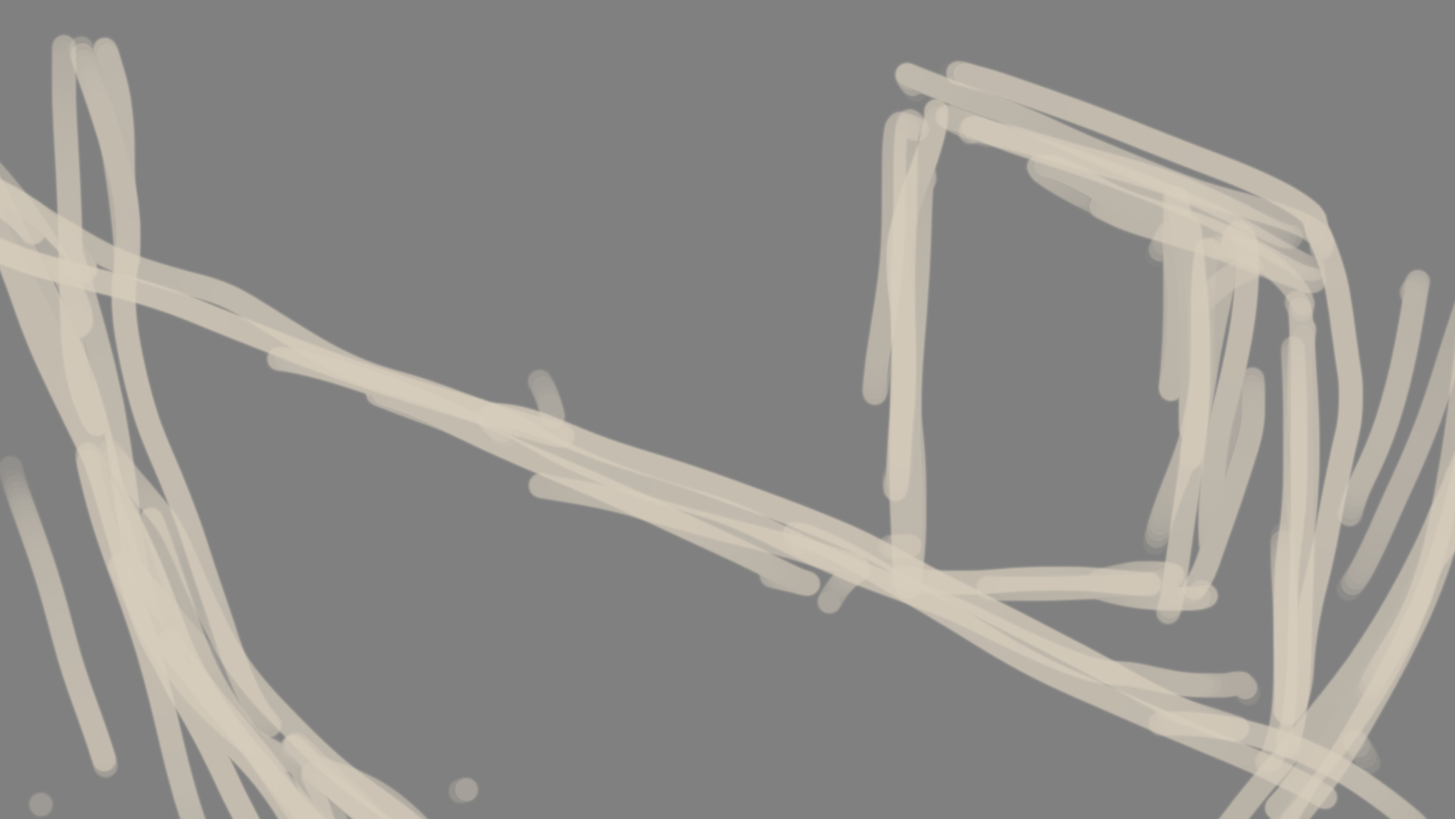
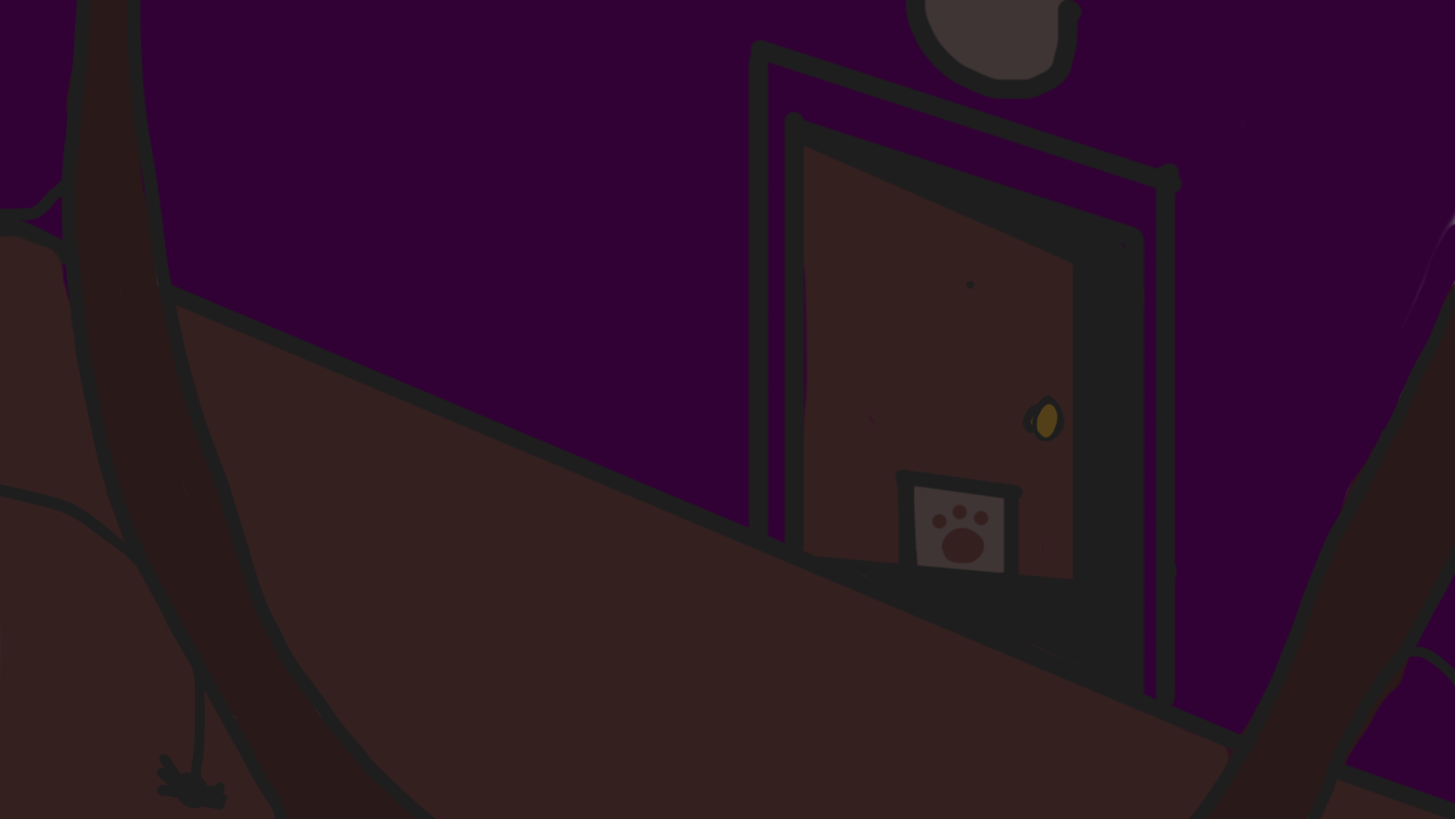
Comparing the layer stacks of the two 1455px x 819px images. Changes:
painted on "Layer 2" over [0, 0, 1455, 819]
added layer "Layer 3" above "Layer 1" over [0, 0, 1455, 819]
hid "Layer 1" over [0, 31, 1455, 819]
